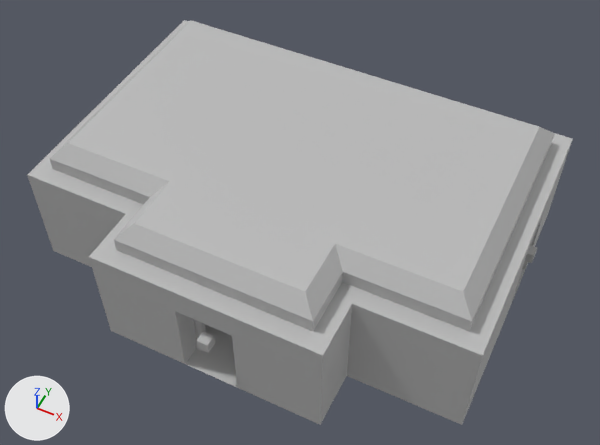
The FBX model Assets/Models/Room 03.fbx, before and after one commit.
The view is the same before and after, from a 50 mm lens placed at (9.14, -18.71, 23.87), pointed at (0.43, -1.29, 2.09). The lights are fixed; the arrows at lower left show +X, +Y and +Z. Where no turn or scale is listed for an object, it has been applied to the vertices. Vertices at the same position are counted once.

Objects in the first picture: 'Roof', 'Room_03'.
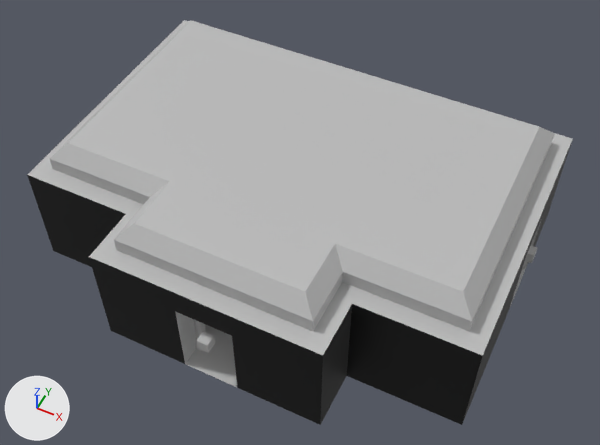
Location of each change, [x1, y1, x2, y2] in pixels of the pictures (600 x 445 px):
part 1 of me_mesh, recoloured (grey to black): [27, 139, 573, 425] in both

Edits to the bpy script that builds the scene:
```text
Add mat_lambert2:
    mat_lambert2 = principled_material('lambert2')
    mat_lambert2.base_color = (0.0, 0.0, 0.0)  # black #000000
Change me_mesh:
    where me_mesh.from_pydata(...)  # 122 vertices, 110 faces; spans x -20.0..20.0, y 0.0..10.0, z -12.5..17.5
    used by ob_room_03; parent = ob_done; location = (0.0, 0.0, 0.0)
    me_mesh part 1: 26 of the faces centred in x -20.0..20.0, y 3.8..8.8, z -12.5..17.5 switch from mat_lambert1 (grey #bcbcbc) to mat_lambert2 (black #000000)
```
